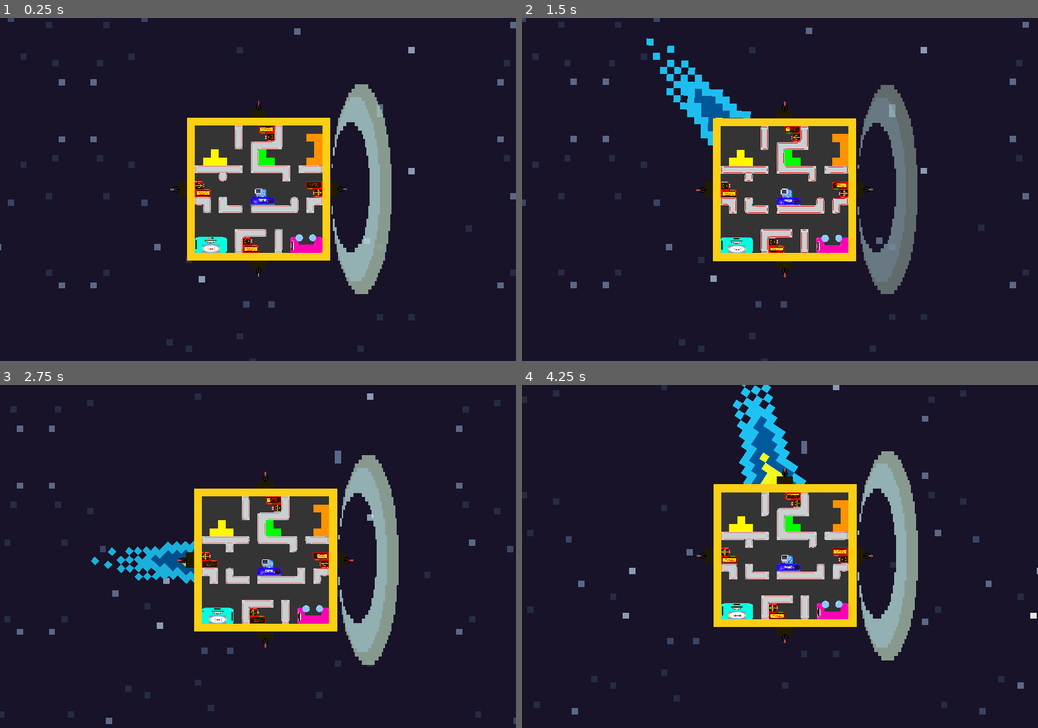
Above: before the commit, frames 1-4 (two rows, left to right).
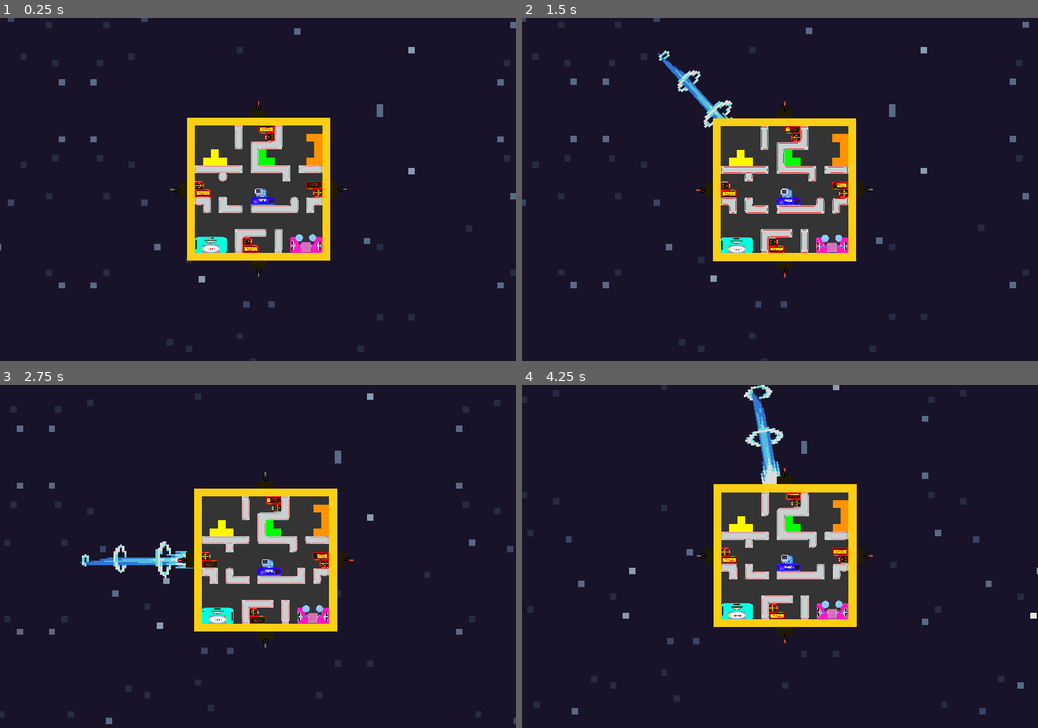
Above: after the commit, the same moments.

Repository: S-Luther/GodotGames
Game: Godot game, scene res://World.tscn
Same seed, same stepped clock (60 frames per second), same inputs: the game is played once before the commit and once after it.
Inputs:
- Up to frame 1 (0.25 s): no input
- Up to frame 2 (1.5 s): hold A (ship_right) 0.53-1.28 s; hold W (ship_down) from 1.28 s (still down)
- Up to frame 3 (2.75 s): release W (ship_down) at 2.03 s; hold A (ship_right) from 2.03 s (still down)
- Up to frame 4 (4.25 s): release A (ship_right) at 2.78 s; hold S (ship_up) 2.78-3.53 s; hold D (ship_left) from 3.53 s (still down)

The runs differ from the first frame. In frame 1, 3.5% of the frame differs, in the area x 56-76%, y 19-81%; in frame 2, 5.1%; in frame 3, 4.8%; in frame 4, 5.6%, in the area x 40-77%, y 0-81%.

Commit message:
transporter visual update, new pulse engines

Diff:
--- a/StarCrewRoyale/Ship.gd
+++ b/StarCrewRoyale/Ship.gd
@@ -24,8 +24,6 @@
 
 onready var engine = $Engine
 onready var animationPlayer = $Engine/Visible/AnimationPlayer
-onready var animationTree = $Engine/Visible/AnimationTree
-onready var animationState = animationTree.get("parameters/playback")
 
 
 
--- a/StarCrewRoyale/ShipWrapper.tscn
+++ b/StarCrewRoyale/ShipWrapper.tscn
@@ -1,13 +1,15 @@
-[gd_scene load_steps=25 format=2]
+[gd_scene load_steps=26 format=2]
 
 [ext_resource path="res://Ship.gd" type="Script" id=1]
 [ext_resource path="res://Ship.tscn" type="PackedScene" id=2]
 [ext_resource path="res://assets/ship.png" type="Texture" id=3]
-[ext_resource path="res://assets/unnamed-8.png" type="Texture" id=4]
+[ext_resource path="res://assets/pulse1.png" type="Texture" id=4]
 [ext_resource path="res://assets/unnamed-4.png" type="Texture" id=5]
 [ext_resource path="res://assets/explosion-2.png" type="Texture" id=6]
 [ext_resource path="res://assets/unnamed-6.png" type="Texture" id=7]
 [ext_resource path="res://Player1.tscn" type="PackedScene" id=8]
+[ext_resource path="res://assets/waveform1.png" type="Texture" id=9]
+[ext_resource path="res://assets/CosmicLilac_Tiles.png" type="Texture" id=10]
 
 [sub_resource type="Animation" id=20]
 resource_name = "Pulse"
@@ -22,7 +24,7 @@
 "times": PoolRealArray( 0, 0.5, 1 ),
 "transitions": PoolRealArray( 1, 1, 1 ),
 "update": 0,
-"values": [ Color( 1, 1, 1, 1 ), Color( 1, 1, 1, 0.486275 ), Color( 1, 1, 1, 1 ) ]
+"values": [ Color( 0, 0.929412, 1, 1 ), Color( 0, 0.929412, 1, 0.505882 ), Color( 0, 0.929412, 1, 1 ) ]
 }
 
 [sub_resource type="Animation" id=21]
@@ -83,7 +85,60 @@
 
 [sub_resource type="Animation" id=26]
 resource_name = "Pulse"
-loop = true
+length = 0.16
+loop = true
+step = 0.05
+tracks/0/type = "value"
+tracks/0/path = NodePath(".:visible")
+tracks/0/interp = 1
+tracks/0/loop_wrap = true
+tracks/0/imported = false
+tracks/0/enabled = true
+tracks/0/keys = {
+"times": PoolRealArray( 0 ),
+"transitions": PoolRealArray( 1 ),
+"update": 1,
+"values": [ true ]
+}
+tracks/1/type = "value"
+tracks/1/path = NodePath(".:frame")
+tracks/1/interp = 1
+tracks/1/loop_wrap = true
+tracks/1/imported = false
+tracks/1/enabled = true
+tracks/1/keys = {
+"times": PoolRealArray( 0, 0.05, 0.1 ),
+"transitions": PoolRealArray( 1, 1, 1 ),
+"update": 1,
+"values": [ 0, 1, 2 ]
+}
+tracks/2/type = "value"
+tracks/2/path = NodePath(".:scale")
+tracks/2/interp = 1
+tracks/2/loop_wrap = true
+tracks/2/imported = false
+tracks/2/enabled = true
+tracks/2/keys = {
+"times": PoolRealArray( 0 ),
+"transitions": PoolRealArray( 1 ),
+"update": 0,
+"values": [ Vector2( 7, 5 ) ]
+}
+tracks/3/type = "value"
+tracks/3/path = NodePath(".:position")
+tracks/3/interp = 1
+tracks/3/loop_wrap = true
+tracks/3/imported = false
+tracks/3/enabled = true
+tracks/3/keys = {
+"times": PoolRealArray( 0 ),
+"transitions": PoolRealArray( 1 ),
+"update": 0,
+"values": [ Vector2( -391, 5.99994 ) ]
+}
+
+[sub_resource type="Animation" id=27]
+length = 0.001
 tracks/0/type = "value"
 tracks/0/path = NodePath(".:scale")
 tracks/0/interp = 1
@@ -91,10 +146,10 @@
 tracks/0/imported = false
 tracks/0/enabled = true
 tracks/0/keys = {
-"times": PoolRealArray( 0.2, 0.8 ),
-"transitions": PoolRealArray( 1, 1 ),
-"update": 0,
-"values": [ Vector2( 0.8, 0.8 ), Vector2( 1, 1 ) ]
+"times": PoolRealArray( 0 ),
+"transitions": PoolRealArray( 1 ),
+"update": 0,
+"values": [ Vector2( 0.99, 0.99 ) ]
 }
 tracks/1/type = "value"
 tracks/1/path = NodePath(".:modulate")
@@ -103,10 +158,10 @@
 tracks/1/imported = false
 tracks/1/enabled = true
 tracks/1/keys = {
-"times": PoolRealArray( 0.281071, 0.8 ),
-"transitions": PoolRealArray( 1, 1 ),
-"update": 0,
-"values": [ Color( 0.858824, 0.858824, 0.858824, 1 ), Color( 1, 1, 1, 1 ) ]
+"times": PoolRealArray( 0 ),
+"transitions": PoolRealArray( 1 ),
+"update": 0,
+"values": [ Color( 0.858824, 0.858824, 0.858824, 1 ) ]
 }
 tracks/2/type = "value"
 tracks/2/path = NodePath(".:visible")
@@ -117,8 +172,8 @@
 tracks/2/keys = {
 "times": PoolRealArray( 0 ),
 "transitions": PoolRealArray( 1 ),
-"update": 1,
-"values": [ true ]
+"update": 0,
+"values": [ false ]
 }
 tracks/3/type = "value"
 tracks/3/path = NodePath(".:position")
@@ -127,61 +182,22 @@
 tracks/3/imported = false
 tracks/3/enabled = true
 tracks/3/keys = {
-"times": PoolRealArray( 0.2, 0.8 ),
-"transitions": PoolRealArray( 1, 1 ),
-"update": 0,
-"values": [ Vector2( -271, 1 ), Vector2( -354, 4.00001 ) ]
-}
-
-[sub_resource type="Animation" id=27]
-length = 0.001
-tracks/0/type = "value"
-tracks/0/path = NodePath(".:scale")
-tracks/0/interp = 1
-tracks/0/loop_wrap = true
-tracks/0/imported = false
-tracks/0/enabled = true
-tracks/0/keys = {
-"times": PoolRealArray( 0 ),
-"transitions": PoolRealArray( 1 ),
-"update": 0,
-"values": [ Vector2( 0.99, 0.99 ) ]
-}
-tracks/1/type = "value"
-tracks/1/path = NodePath(".:modulate")
-tracks/1/interp = 1
-tracks/1/loop_wrap = true
-tracks/1/imported = false
-tracks/1/enabled = true
-tracks/1/keys = {
-"times": PoolRealArray( 0 ),
-"transitions": PoolRealArray( 1 ),
-"update": 0,
-"values": [ Color( 0.858824, 0.858824, 0.858824, 1 ) ]
-}
-tracks/2/type = "value"
-tracks/2/path = NodePath(".:visible")
-tracks/2/interp = 1
-tracks/2/loop_wrap = true
-tracks/2/imported = false
-tracks/2/enabled = true
-tracks/2/keys = {
-"times": PoolRealArray( 0 ),
-"transitions": PoolRealArray( 1 ),
-"update": 0,
-"values": [ false ]
-}
-tracks/3/type = "value"
-tracks/3/path = NodePath(".:position")
-tracks/3/interp = 1
-tracks/3/loop_wrap = true
-tracks/3/imported = false
-tracks/3/enabled = true
-tracks/3/keys = {
 "times": PoolRealArray( 0 ),
 "transitions": PoolRealArray( 1 ),
 "update": 0,
 "values": [ Vector2( -271, 1 ) ]
+}
+tracks/4/type = "value"
+tracks/4/path = NodePath(".:frame")
+tracks/4/interp = 1
+tracks/4/loop_wrap = true
+tracks/4/imported = false
+tracks/4/enabled = true
+tracks/4/keys = {
+"times": PoolRealArray( 0 ),
+"transitions": PoolRealArray( 1 ),
+"update": 0,
+"values": [ 0 ]
 }
 
 [sub_resource type="Animation" id=28]
@@ -195,55 +211,92 @@
 tracks/0/imported = false
 tracks/0/enabled = true
 tracks/0/keys = {
-"times": PoolRealArray( 0.8 ),
+"times": PoolRealArray( 0 ),
 "transitions": PoolRealArray( 1 ),
 "update": 1,
 "values": [ false ]
 }
-tracks/1/type = "value"
-tracks/1/path = NodePath(".:position")
-tracks/1/interp = 1
-tracks/1/loop_wrap = true
-tracks/1/imported = false
-tracks/1/enabled = true
-tracks/1/keys = {
-"times": PoolRealArray( 0.3, 4.7 ),
-"transitions": PoolRealArray( 1, 1 ),
-"update": 0,
-"values": [ Vector2( -186, 1 ), Vector2( -359, 6 ) ]
-}
-tracks/2/type = "value"
-tracks/2/path = NodePath(".:scale")
-tracks/2/interp = 1
-tracks/2/loop_wrap = true
-tracks/2/imported = false
-tracks/2/enabled = true
-tracks/2/keys = {
-"times": PoolRealArray( 0.3, 4.7 ),
-"transitions": PoolRealArray( 1, 1 ),
-"update": 0,
-"values": [ Vector2( 0.5, 0.5 ), Vector2( 1, 1 ) ]
-}
-
-[sub_resource type="AnimationNodeAnimation" id=16]
-animation = "Pulse"
-
-[sub_resource type="AnimationNodeAnimation" id=17]
-animation = "StopStart"
-
-[sub_resource type="AnimationNodeStateMachineTransition" id=18]
-
-[sub_resource type="AnimationNodeStateMachineTransition" id=19]
-
-[sub_resource type="AnimationNodeStateMachine" id=29]
-states/Pulse/node = SubResource( 16 )
-states/Pulse/position = Vector2( 318, 62 )
-states/StopStart/node = SubResource( 17 )
-states/StopStart/position = Vector2( 324, 176 )
-transitions = [ "Pulse", "StopStart", SubResource( 18 ), "StopStart", "Pulse", SubResource( 19 ) ]
-start_node = "StopStart"
-
-[sub_resource type="AnimationNodeStateMachinePlayback" id=30]
+
+[sub_resource type="Animation" id=29]
+length = 0.001
+tracks/0/type = "value"
+tracks/0/path = NodePath(".:frame")
+tracks/0/interp = 1
+tracks/0/loop_wrap = true
+tracks/0/imported = false
+tracks/0/enabled = true
+tracks/0/keys = {
+"times": PoolRealArray( 0 ),
+"transitions": PoolRealArray( 1 ),
+"update": 0,
+"values": [ 0 ]
+}
+
+[sub_resource type="Animation" id=30]
+resource_name = "pulse"
+length = 0.38
+loop = true
+tracks/0/type = "value"
+tracks/0/path = NodePath(".:frame")
+tracks/0/interp = 1
+tracks/0/loop_wrap = true
+tracks/0/imported = false
+tracks/0/enabled = true
+tracks/0/keys = {
+"times": PoolRealArray( 0, 0.1, 0.2, 0.3 ),
+"transitions": PoolRealArray( 1, 1, 1, 1 ),
+"update": 1,
+"values": [ 0, 1, 2, 3 ]
+}
+
+[sub_resource type="Animation" id=31]
+length = 0.38
+loop = true
+tracks/0/type = "value"
+tracks/0/path = NodePath(".:frame")
+tracks/0/interp = 1
+tracks/0/loop_wrap = true
+tracks/0/imported = false
+tracks/0/enabled = true
+tracks/0/keys = {
+"times": PoolRealArray( 0, 0.1, 0.2, 0.3 ),
+"transitions": PoolRealArray( 1, 1, 1, 1 ),
+"update": 1,
+"values": [ 0, 1, 2, 3 ]
+}
+
+[sub_resource type="Animation" id=32]
+resource_name = "pulse"
+length = 0.38
+loop = true
+tracks/0/type = "value"
+tracks/0/path = NodePath(".:frame")
+tracks/0/interp = 1
+tracks/0/loop_wrap = true
+tracks/0/imported = false
+tracks/0/enabled = true
+tracks/0/keys = {
+"times": PoolRealArray( 0, 0.1, 0.2, 0.3 ),
+"transitions": PoolRealArray( 1, 1, 1, 1 ),
+"update": 1,
+"values": [ 0, 1, 2, 3 ]
+}
+
+[sub_resource type="TileSet" id=33]
+0/name = "CosmicLilac_Tiles.png 0"
+0/texture = ExtResource( 10 )
+0/tex_offset = Vector2( 0, 0 )
+0/modulate = Color( 1, 1, 1, 1 )
+0/region = Rect2( 160, 0, 32, 32 )
+0/tile_mode = 0
+0/occluder_offset = Vector2( 0, 0 )
+0/navigation_offset = Vector2( 0, 0 )
+0/shape_offset = Vector2( 0, 0 )
+0/shape_transform = Transform2D( 1, 0, 0, 1, 0, 0 )
+0/shape_one_way = false
+0/shape_one_way_margin = 0.0
+0/shapes = [  ]
+0/z_index = 0
 
 [node name="KinematicBody2D" type="KinematicBody2D"]
 script = ExtResource( 1 )
@@ -274,6 +327,7 @@
 texture = ExtResource( 5 )
 
 [node name="Shield" type="Area2D" parent="."]
+visible = false
 rotation = 4.46638e-06
 
 [node name="Sprite" type="Sprite" parent="Shield"]
@@ -301,6 +355,7 @@
 
 [node name="Lights" type="Sprite" parent="."]
 modulate = Color( 1, 0.999162, 0.999162, 1 )
+position = Vector2( 1, -1 )
 scale = Vector2( 13, 13 )
 z_index = -1
 texture = ExtResource( 7 )
@@ -311,18 +366,18 @@
 anims/pulse = SubResource( 25 )
 
 [node name="Engine" type="Area2D" parent="."]
+rotation = -6.28319
 z_index = -1
 
 [node name="Visible" type="Sprite" parent="Engine"]
 visible = false
 modulate = Color( 0.858824, 0.858824, 0.858824, 1 )
 position = Vector2( -271, 1 )
-rotation = -2.38761
 scale = Vector2( 0.99, 0.99 )
 z_index = -1
 texture = ExtResource( 4 )
-flip_h = true
 flip_v = true
+vframes = 4
 
 [node name="AnimationPlayer" type="AnimationPlayer" parent="Engine/Visible"]
 autoplay = "StopStart"
@@ -330,9 +385,37 @@
 anims/RESET = SubResource( 27 )
 anims/StopStart = SubResource( 28 )
 
-[node name="AnimationTree" type="AnimationTree" parent="Engine/Visible"]
-tree_root = SubResource( 29 )
-anim_player = NodePath("../AnimationPlayer")
-parameters/playback = SubResource( 30 )
-
 [node name="Node2D" parent="." instance=ExtResource( 8 )]
+z_index = 1
+
+[node name="Sprite" type="Sprite" parent="."]
+position = Vector2( 177, 178 )
+scale = Vector2( 0.5, 0.5 )
+z_index = 1
+texture = ExtResource( 9 )
+vframes = 4
+
+[node name="AnimationPlayer" type="AnimationPlayer" parent="Sprite"]
+autoplay = "pulse"
+anims/RESET = SubResource( 29 )
+anims/pulse = SubResource( 30 )
+
+[node name="Sprite2" type="Sprite" parent="."]
+position = Vector2( 123, 178 )
+scale = Vector2( 0.5, 0.5 )
+z_index = 1
+texture = ExtResource( 9 )
+flip_h = true
+vframes = 4
+frame = 3
+
+[node name="AnimationPlayer" type="AnimationPlayer" parent="Sprite2"]
+autoplay = "RESET"
+anims/RESET = SubResource( 31 )
+anims/pulse = SubResource( 32 )
+
+[node name="TileMap" type="TileMap" parent="."]
+tile_set = SubResource( 33 )
+cell_size = Vector2( 1, 1 )
+format = 1
+tile_data = PoolIntArray( 10944645, 0, 0 )
--- a/StarCrewRoyale/World.tscn
+++ b/StarCrewRoyale/World.tscn
@@ -18,7 +18,6 @@
 
 [node name="KinematicBody2D" parent="." instance=ExtResource( 1 )]
 position = Vector2( 426, 272 )
-z_index = 0
 
 [node name="Camera2D" type="Camera2D" parent="KinematicBody2D"]
 position = Vector2( -1, 1 )
Binary file added: StarCrewRoyale/assets/pulse1.png
Not shown, added: StarCrewRoyale/assets/pulse1.png.import
Binary file changed: StarCrewRoyale/assets/ship.png
Binary file added: StarCrewRoyale/assets/waveform1.png
Not shown, added: StarCrewRoyale/assets/waveform1.png.import
